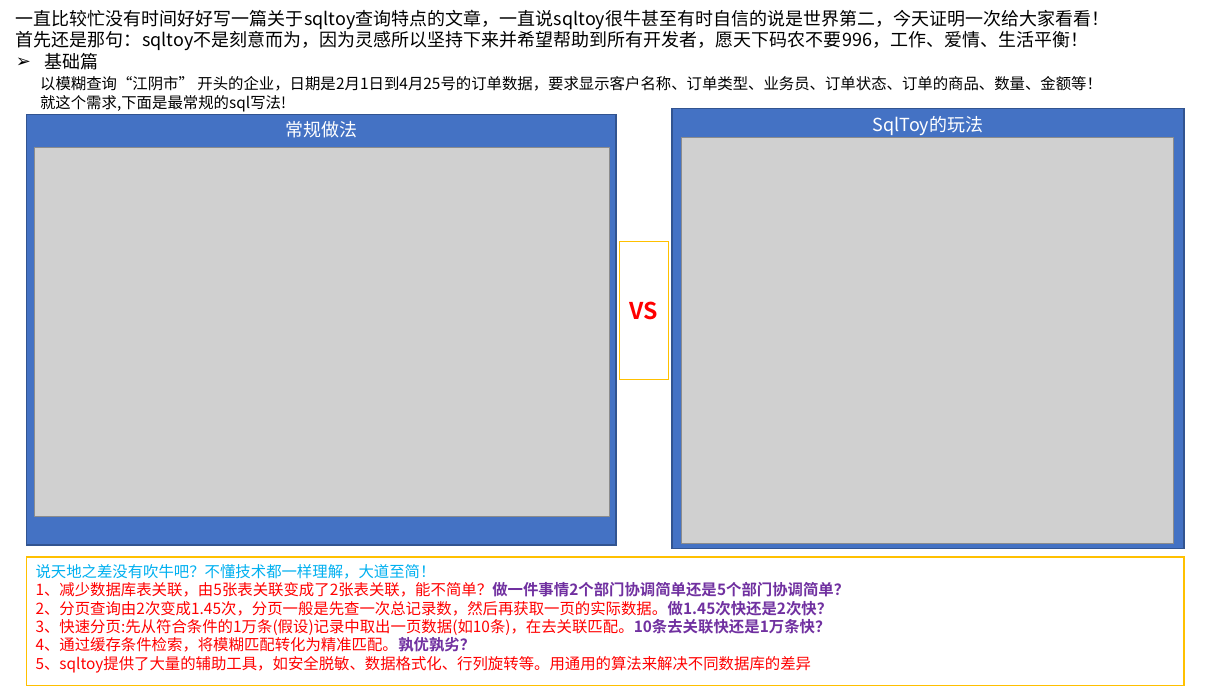
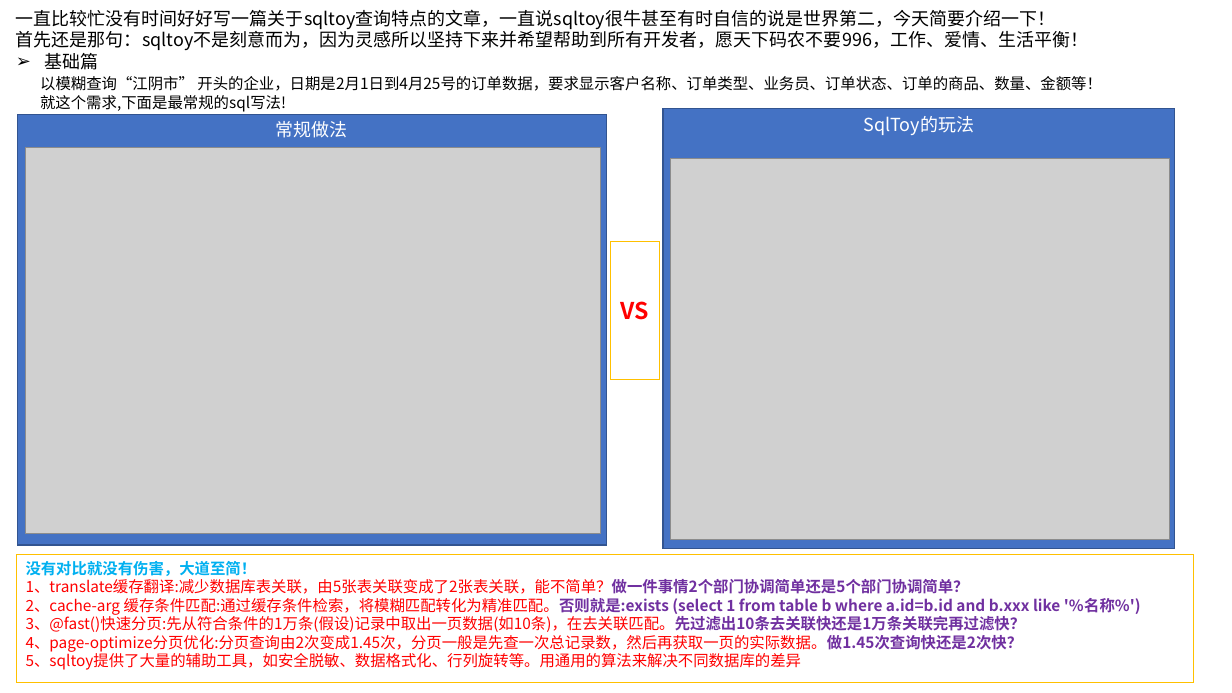
Before and after one commit to sagframe/sagacity-sqltoy, a slide deck: slide 1 of docs/sqltoy查询介绍.pptx (slide 2 before the commit). Drawn at 1232x693 pixels with LibreOffice and Linux fonts; fonts in the diff are those of the drawing; grey boxes stand for pictures. Boxes give left, top, right and bottom in pixels: in the first picture for what was removed or moved away, otherwise in the second. Text is boxed around its words. In the diff, an @@ line names an element or a change of style, - is before the commit and + after.

```diff
--- a/docs/sqltoy查询介绍.pptx
+++ b/docs/sqltoy查询介绍.pptx
@@ text at bbox=[16, 9, 1055, 29]: text changed @@
-一直比较忙没有时间好好写一篇关于sqltoy查询特点的文章，一直说sqltoy很牛甚至有时自信的说是世界第二，今天证明一次给大家看看！
+一直比较忙没有时间好好写一篇关于sqltoy查询特点的文章，一直说sqltoy很牛甚至有时自信的说是世界第二，今天简要介绍一下！
@@ picture: place and size @@
-picture at bbox=[34, 148, 609, 517]
+picture at bbox=[26, 148, 601, 533]
@@ picture: place and size @@
-picture at bbox=[681, 138, 1174, 543]
+picture at bbox=[671, 158, 1170, 539]
@@ 3 rectangles: place and size @@
-3 rectangles at bbox=[27, 109, 1184, 549]
+3 rectangles at bbox=[18, 109, 1175, 549]
@@ rectangle "没有对比就没有伤害，大道至简！": place and size @@
-rectangle "没有对比就没有伤害，大道至简！" at bbox=[27, 557, 1185, 686]
+rectangle "没有对比就没有伤害，大道至简！" at bbox=[17, 555, 1194, 683]
@@ text in rectangle at bbox=[26, 561, 1141, 652]: text changed @@
-说天地之差没有吹牛吧？不懂技术都一样理解，大道至简！
-1、减少数据库表关联，由5张表关联变成了2张表关联，能不简单？做一件事情2个部门协调简单还是5个部门协调简单？
-2、分页查询由2次变成1.45次，分页一般是先查一次总记录数，然后再获取一页的实际数据。做1.45次快还是2次快？
-3、快速分页:先从符合条件的1万条(假设)记录中取出一页数据(如10条)，在去关联匹配。10条去关联快还是1万条快？
-4、通过缓存条件检索，将模糊匹配转化为精准匹配。孰优孰劣？
+没有对比就没有伤害，大道至简！
+1、translate缓存翻译:减少数据库表关联，由5张表关联变成了2张表关联，能不简单？做一件事情2个部门协调简单还是5个部门协调简单？
+2、cache-arg 缓存条件匹配:通过缓存条件检索，将模糊匹配转化为精准匹配。否则就是:exists (select 1 from table b where a.id=b.id and b.xxx like '%名称%')
+3、@fast()快速分页:先从符合条件的1万条(假设)记录中取出一页数据(如10条)，在去关联匹配。先过滤出10条去关联快还是1万条关联完再过滤快？
+4、page-optimize分页优化:分页查询由2次变成1.45次，分页一般是先查一次总记录数，然后再获取一页的实际数据。做1.45次查询快还是2次快？
```
Also in this commit, not shown: 1 slide removed.
